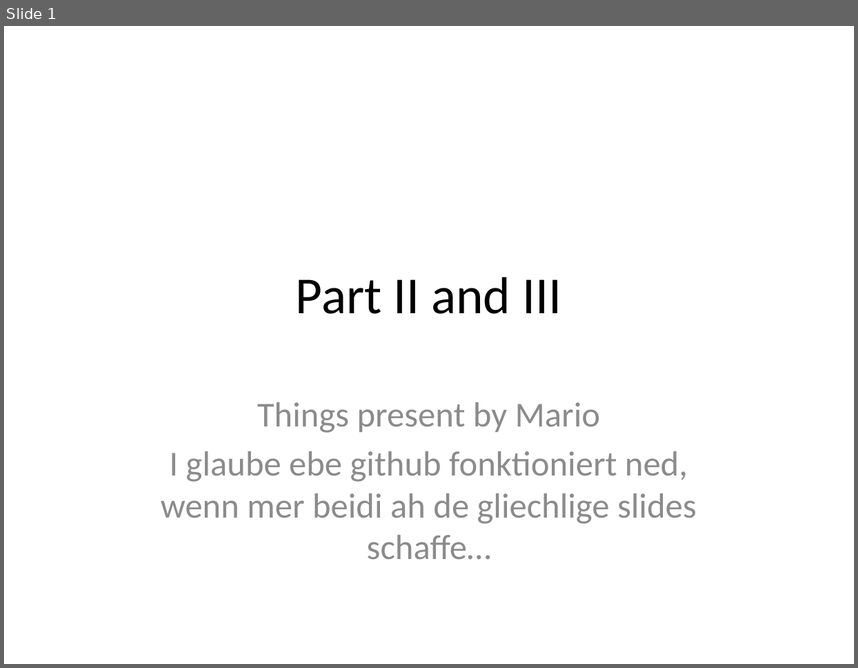
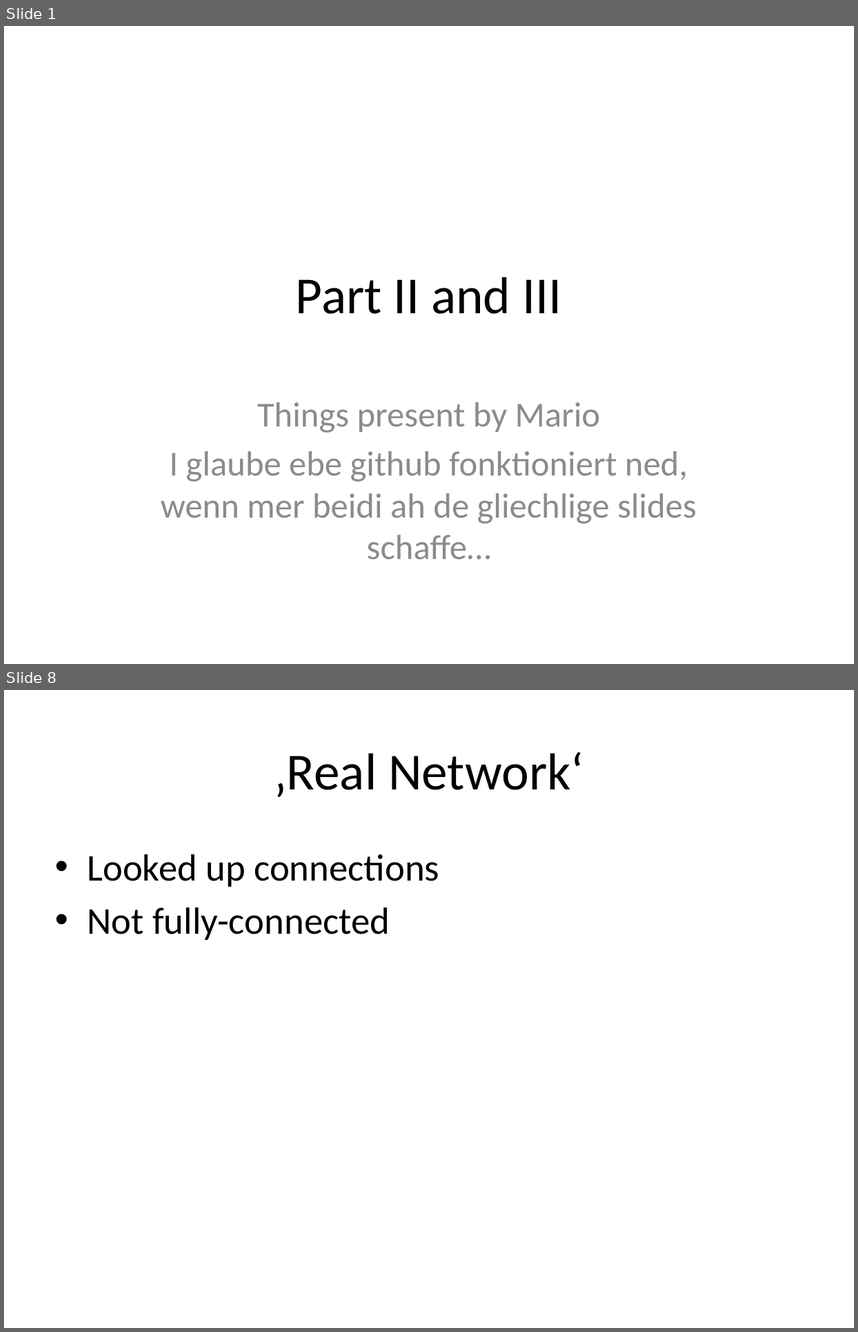
Before and after one commit to EleSwag/Elias-und-Mario, a slide deck: presentation/Part II and III.pptx. Shown one above the other, each under a label of ours: slide 1 before the commit, slides 1 and 8 after it; the slides between them are not shown. The pictures are 858x668 and 858x1332 pixels, drawn with LibreOffice and Linux fonts; fonts in the diff are those of the drawing. Boxes give left, top, right and bottom in pixels: in the first picture for what was removed or moved away, otherwise in the second. Text is boxed around its words. In the diff, an @@ line names an element or a change of style, - is before the commit and + after.

```diff
--- a/presentation/Part II and III.pptx
+++ b/presentation/Part II and III.pptx
@@ slide 8 added at (4, 690, 854, 1328), background #FFFFFF @@
@@ title added at (274, 752, 584, 797), 44 pt, text #000000 @@
+‚Real Network‘
@@ text added at (87, 854, 439, 940), 32 pt, text #000000 @@
+• Looked up connections
+• Not fully-connected
```
Also in this commit, not shown: 4 slides changed, 6 other slides added, 7 other files.
